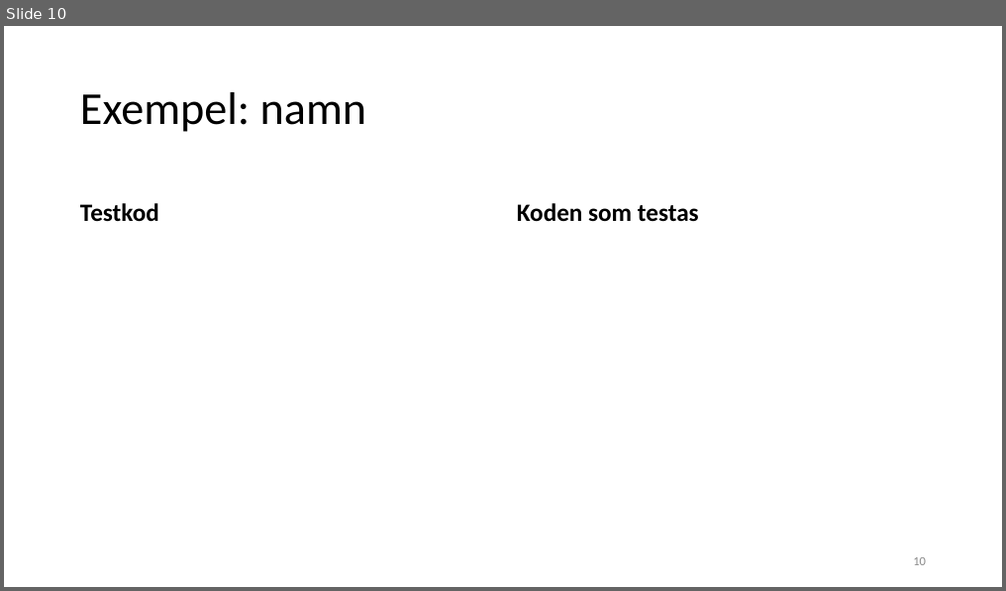
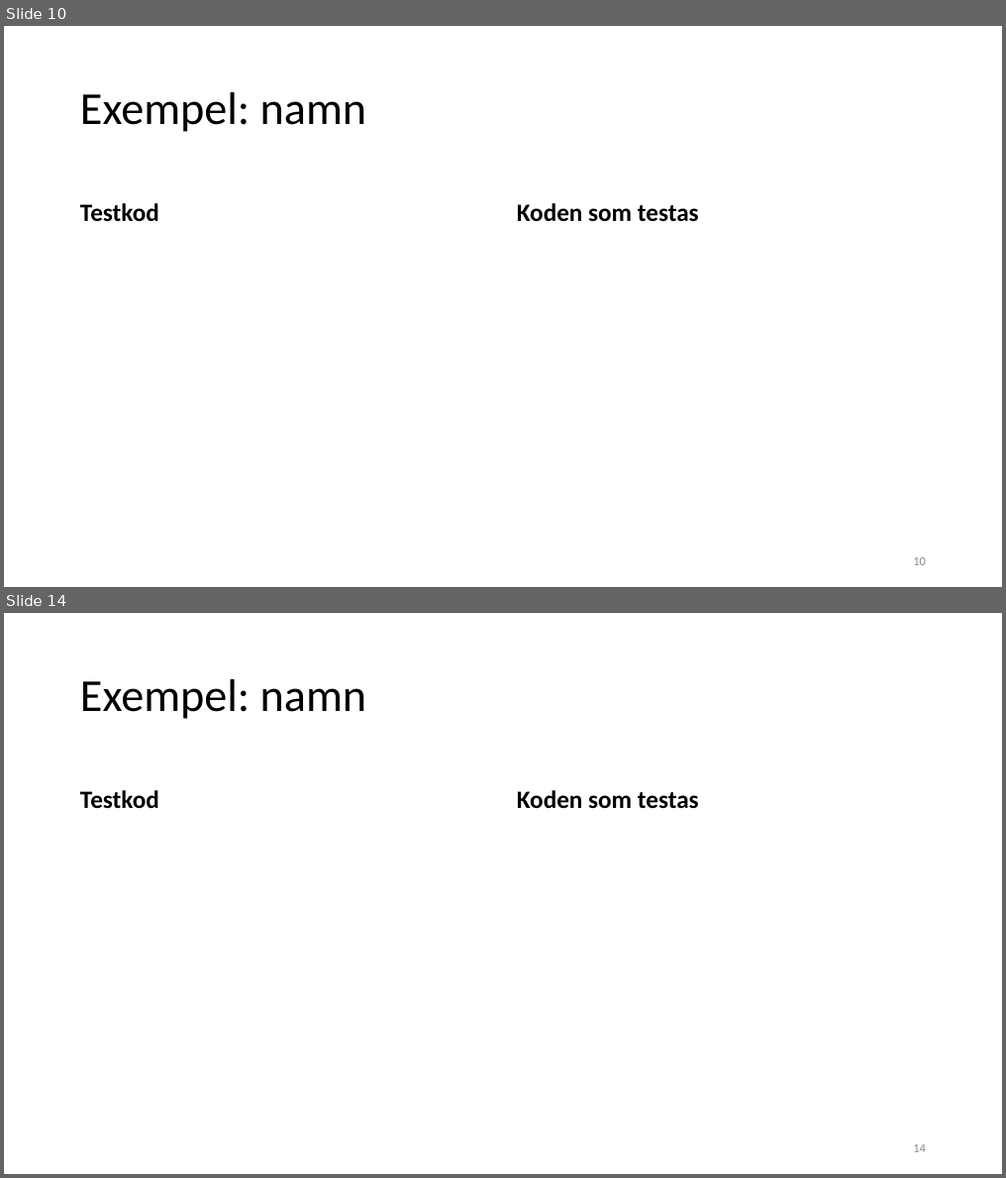
Before and after one commit to forrpa/Fake-Game-Testing, a slide deck: slutredovisning.pptx. Shown one above the other, each under a label of ours: slide 10 before the commit, slides 10 and 14 after it; the slides between them are not shown. The pictures are 1006x591 and 1006x1178 pixels, drawn with LibreOffice and Linux fonts; fonts in the diff are those of the drawing. Boxes give left, top, right and bottom in pixels: in the first picture for what was removed or moved away, otherwise in the second. Text is boxed around its words. In the diff, an @@ line names an element or a change of style, - is before the commit and + after.

```diff
--- a/slutredovisning.pptx
+++ b/slutredovisning.pptx
@@ slide 14 added at [4,613,1002,1174], background #FFFFFF @@
@@ title added at [80,679,366,719], 44 pt, text #000000 @@
+Exempel: namn
@@ text added at [80,790,159,809], 24 pt, text #000000, bold @@
+Testkod
@@ text added at [517,790,699,809], 24 pt, text #000000, bold @@
+Koden som testas
@@ page number added at [913,1145,926,1153], 12 pt, text #8C8C8C @@
+14
```
Also in this commit, not shown: 1 slide changed, 16 other slides added, 1 slide removed.
